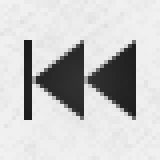
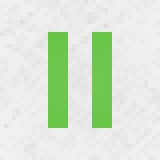
Layered file, before and after one edit (160px x 160px). Changes by layer:
added layer "Pause activ" above "Play" over [48, 32, 112, 128]
hid "Skip" over [24, 40, 136, 120]
